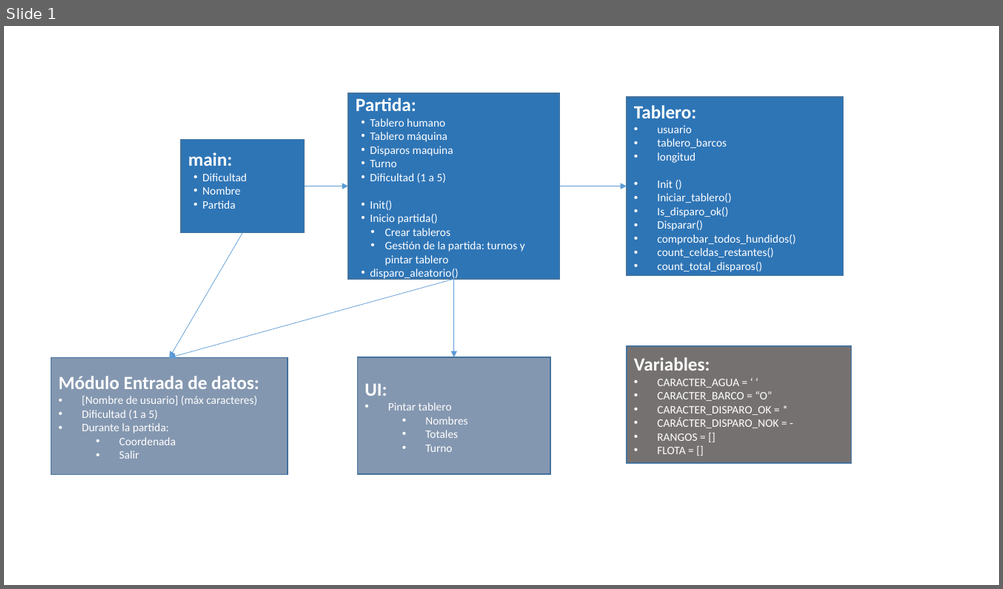
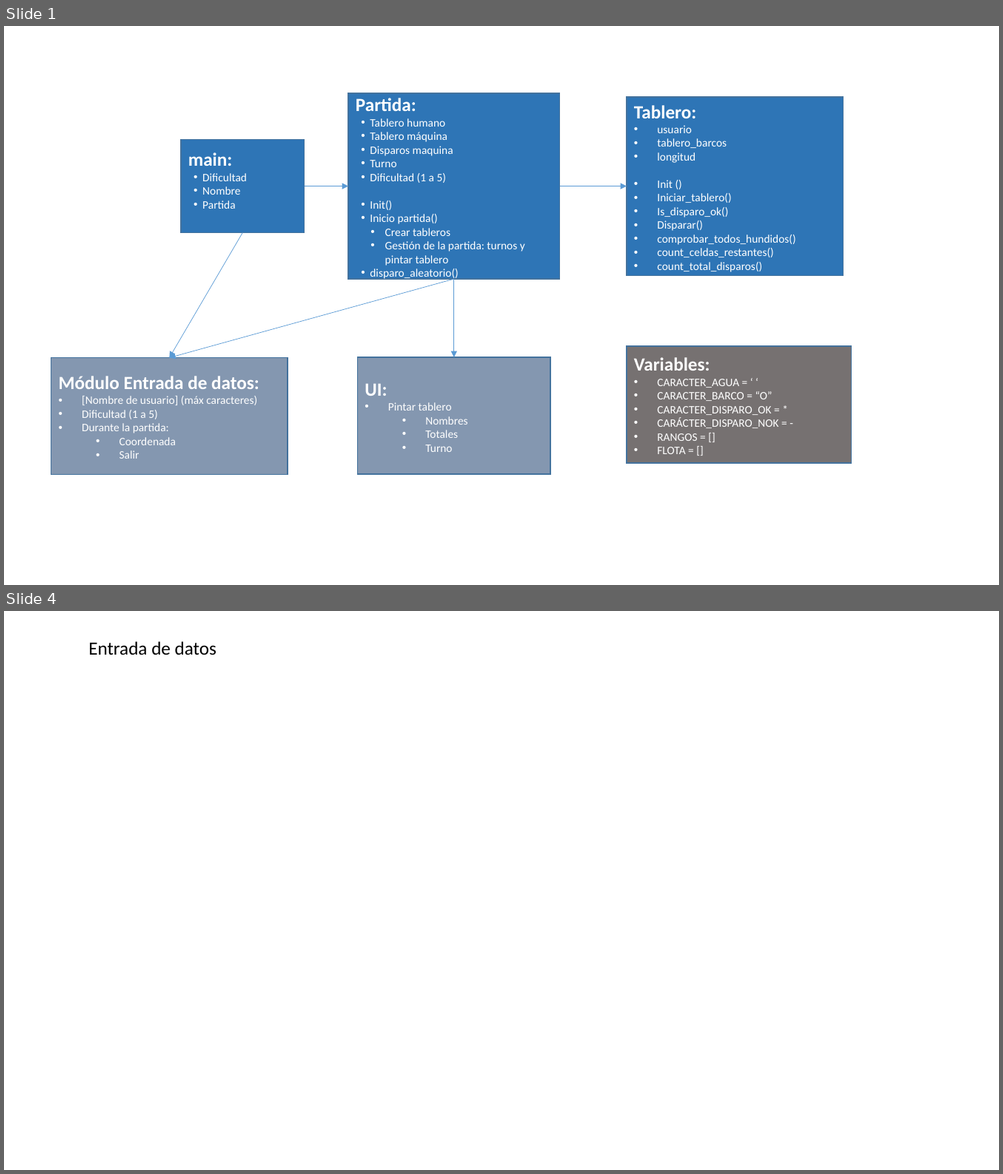
Before and after one commit to mPuchadesdo/Team-Challenge---Team-Victory, a slide deck: Documentacion/JBC/HUNDIR LA FLOTA - ANÁLIISIS.pptx. Shown one above the other, each under a label of ours: slide 1 before the commit, slides 1 and 4 after it; the slides between them are not shown. The pictures are 1003x589 and 1003x1174 pixels, drawn with LibreOffice and Linux fonts; fonts in the diff are those of the drawing. Boxes give left, top, right and bottom in pixels: in the first picture for what was removed or moved away, otherwise in the second. Text is boxed around its words. In the diff, an @@ line names an element or a change of style, - is before the commit and + after.

Commit message:
UPDATE: ppt

```diff
--- a/Documentacion/JBC/HUNDIR LA FLOTA - ANÁLIISIS.pptx
+++ b/Documentacion/JBC/HUNDIR LA FLOTA - ANÁLIISIS.pptx
@@ slide 4 added at [4,611,999,1170], background #FFFFFF @@
@@ text added at [88,641,216,655], 18 pt, text #000000 @@
+Entrada de datos
```
Also in this commit, not shown: 2 other slides added.
